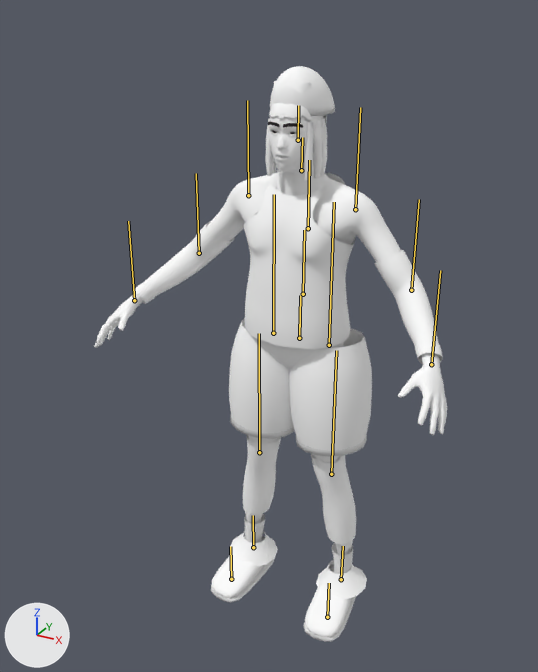
The glTF model hoopsim/spatial/assets/player.glb: old version first, new version second.
Camera for both pictures: a 50 mm camera at (3.57, -7.27, 7.26) aimed at (-0.25, -0.32, 3.79). Every picture has the same lights, and +X, +Y and +Z are marked at lower left. The older version comes first. The bones that bend it are drawn over the model as lines.

Names of what the first picture shows: 'Body'.
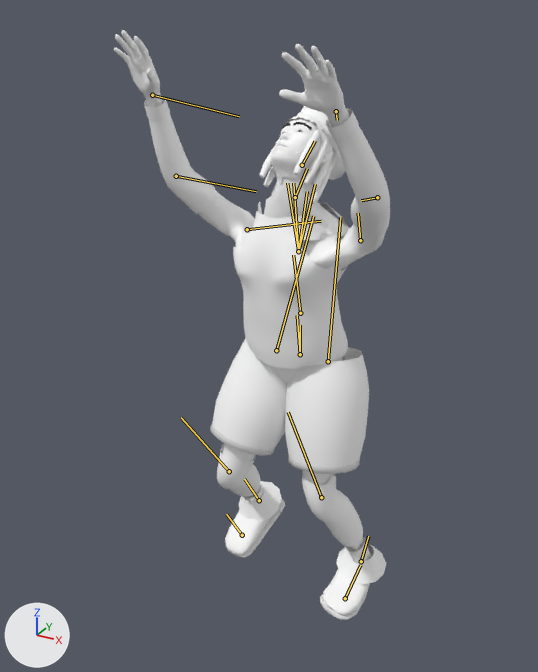
The newer file adds an action. The first version stands in its rest pose; the second is drawn at frame 23 of the action 'dunk'.

Location of each change, [x1, y1, x2, y2] in pixels of the pictures (538 x 672 px):
'Body', posed (22% narrower)
    before: [94, 66, 447, 642]
    after: [114, 30, 390, 620]
bone 'Hips', root to tip
    before: (299, 338) to (300, 309)
    after: (300, 354) to (300, 325)
bone 'LeftUpLeg', root to tip
    before: (329, 345) to (334, 202)
    after: (328, 361) to (340, 217)
bone 'LeftLeg', root to tip
    before: (331, 474) to (336, 350)
    after: (321, 497) to (288, 412)
bone 'LeftFoot', root to tip
    before: (341, 579) to (343, 546)
    after: (361, 561) to (368, 536)
bone 'LeftToeBase', root to tip
    before: (327, 617) to (329, 583)
    after: (345, 598) to (360, 565)
bone 'RightUpLeg', root to tip
    before: (273, 333) to (274, 194)
    after: (276, 350) to (313, 216)
bone 'RightLeg', root to tip
    before: (259, 452) to (259, 333)
    after: (229, 471) to (181, 417)
bone 'RightFoot', root to tip
    before: (253, 547) to (253, 515)
    after: (259, 500) to (244, 479)
bone 'RightToeBase', root to tip
    before: (231, 579) to (230, 546)
    after: (242, 535) to (226, 514)
bone 'LowerBack', root to tip
    before: (299, 338) to (300, 295)
    after: (300, 354) to (297, 315)
bone 'Spine', root to tip
    before: (303, 294) to (304, 230)
    after: (300, 313) to (293, 255)
bone 'Spine1', root to tip
    before: (308, 228) to (309, 160)
    after: (298, 251) to (293, 183)
bone 'Neck', root to tip
    before: (308, 228) to (309, 165)
    after: (298, 251) to (307, 191)
bone 'Neck1', root to tip
    before: (301, 170) to (302, 137)
    after: (295, 197) to (307, 168)
bone 'Head', root to tip
    before: (298, 140) to (298, 105)
    after: (302, 165) to (315, 141)
bone 'LeftShoulder', root to tip
    before: (308, 228) to (309, 160)
    after: (298, 251) to (315, 184)
bone 'LeftArm', root to tip
    before: (355, 209) to (360, 107)
    after: (360, 240) to (358, 213)
bone 'LeftForeArm', root to tip
    before: (411, 290) to (419, 199)
    after: (377, 197) to (361, 200)
bone 'LeftHand', root to tip
    before: (431, 364) to (440, 270)
    after: (336, 111) to (337, 120)
bone 'RightShoulder', root to tip
    before: (308, 228) to (309, 160)
    after: (298, 251) to (287, 183)
bone 'RightArm', root to tip
    before: (248, 195) to (247, 100)
    after: (247, 229) to (321, 221)
bone 'RightForeArm', root to tip
    before: (199, 253) to (196, 173)
    after: (176, 176) to (256, 191)
bone 'RightHand', root to tip
    before: (134, 300) to (128, 221)
    after: (152, 95) to (239, 116)

The change in detail:
Bone 'Hips' (bone_hips) moves from (0.0, 0.0, 0.0) to (0.0, -0.22, -0.01).
Bone 'Hips' (bone_hips) turns from (0, 0, 0) to (-4, -7, 4) degrees about its own x, y and z.
Bone 'LeftUpLeg' (bone_leftupleg) turns from (0, 0, 0) to (-5, 0, -2) degrees about its own x, y and z.
Bone 'LeftLeg' (bone_leftleg) turns from (0, 0, 0) to (34, 2, 0) degrees about its own x, y and z.
Bone 'LeftFoot' (bone_leftfoot) turns from (0, 0, 0) to (-17, -3, -14) degrees about its own x, y and z.
Bone 'LeftToeBase' (bone_lefttoebase) turns from (0, 0, 0) to (-24, -15, 3) degrees about its own x, y and z.
Bone 'RightUpLeg' (bone_rightupleg) turns from (0, 0, 0) to (-14, 5, -11) degrees about its own x, y and z.
Bone 'RightLeg' (bone_rightleg) turns from (0, 0, 0) to (55, -4, -1) degrees about its own x, y and z.
Bone 'RightFoot' (bone_rightfoot) turns from (0, 0, 0) to (-9, 4, 14) degrees about its own x, y and z.
Bone 'RightToeBase' (bone_righttoebase) turns from (0, 0, 0) to (-1, 7, 0) degrees about its own x, y and z.
Bone 'LowerBack' (bone_lowerback) turns from (0, 0, 0) to (12, 0, -4) degrees about its own x, y and z.
Bone 'Spine' (bone_spine) turns from (0, 0, 0) to (4, -1, 0) degrees about its own x, y and z.
Bone 'Spine1' (bone_spine1) turns from (0, 0, 0) to (-12, 1, 6) degrees about its own x, y and z.
Bone 'Neck' (bone_neck) turns from (0, 0, 0) to (2, -4, -16) degrees about its own x, y and z.
Bone 'Neck1' (bone_neck1) turns from (0, 0, 0) to (-40, 0, 14) degrees about its own x, y and z.
Bone 'Head' (bone_head) turns from (0, 0, 0) to (-14, -2, 7) degrees about its own x, y and z.
Bone 'LeftShoulder' (bone_leftshoulder) turns from (0, 0, 0) to (-11, 22, -18) degrees about its own x, y and z.
Bone 'LeftArm' (bone_leftarm) turns from (0, 0, 0) to (-80, -7, 90) degrees about its own x, y and z.
Bone 'LeftForeArm' (bone_leftforearm) turns from (0, 0, 0) to (3, 12, 19) degrees about its own x, y and z.
Bone 'LeftHand' (bone_lefthand) turns from (0, 0, 0) to (-6, 11, -7) degrees about its own x, y and z.
Bone 'RightShoulder' (bone_rightshoulder) turns from (0, 0, 0) to (-7, -16, 13) degrees about its own x, y and z.
Bone 'RightArm' (bone_rightarm) turns from (0, 0, 0) to (-85, -3, -84) degrees about its own x, y and z.
Bone 'RightForeArm' (bone_rightforearm) turns from (0, 0, 0) to (5, -12, -18) degrees about its own x, y and z.
Bone 'RightHand' (bone_righthand) turns from (0, 0, 0) to (-1, -7, 0) degrees about its own x, y and z.
